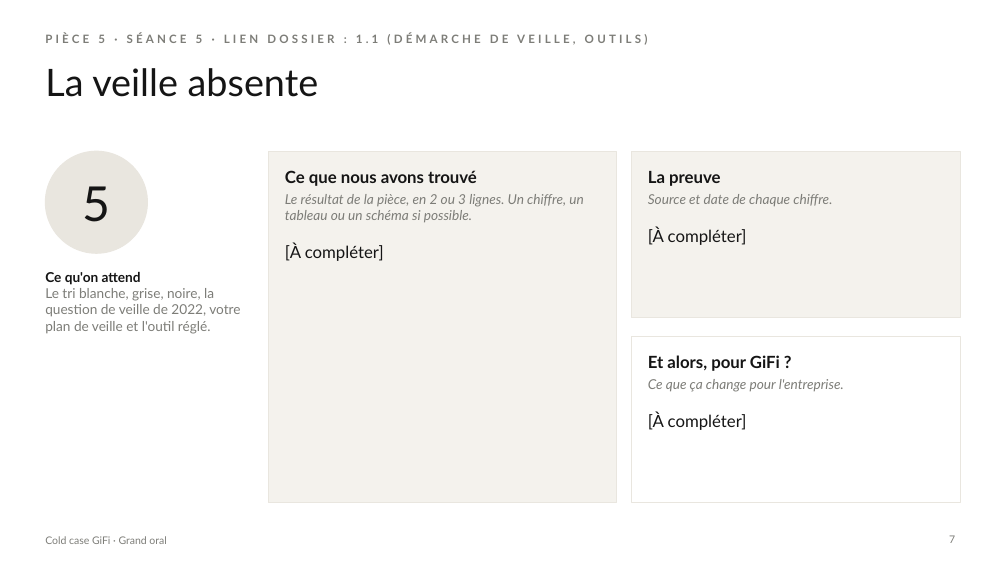
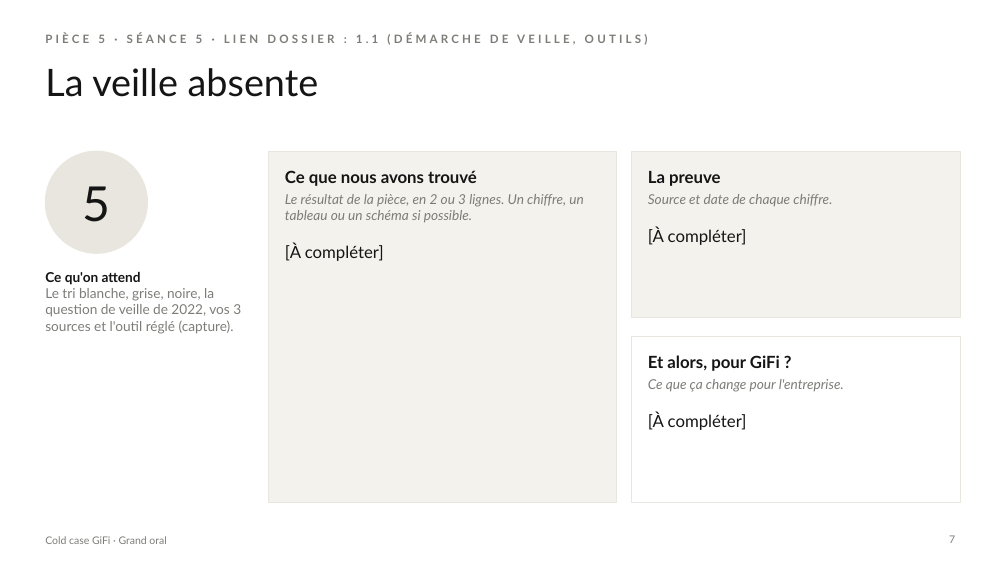
Before and after one commit to belelhanachi-Hub/ateliers-bf-conseil, a slide deck: slide 7 of cold-case-gifi/masque-grand-oral.pptx. Drawn at 1008x567 pixels with LibreOffice and Linux fonts; fonts in the diff are those of the drawing; background and template pictures are left out. Boxes give left, top, right and bottom in pixels: in the first picture for what was removed or moved away, otherwise in the second. Text is boxed around its words. In the diff, an @@ line names an element or a change of style, - is before the commit and + after.

```diff
--- a/cold-case-gifi/masque-grand-oral.pptx
+++ b/cold-case-gifi/masque-grand-oral.pptx
@@ text at bbox=[45, 288, 241, 334]: text changed @@
-Le tri blanche, grise, noire, la question de veille de 2022, votre plan de veille et l'outil réglé.
+Le tri blanche, grise, noire, la question de veille de 2022, vos 3 sources et l'outil réglé (capture).
```
Also in this commit, not shown: 1 other slide changed, 28 other files.
